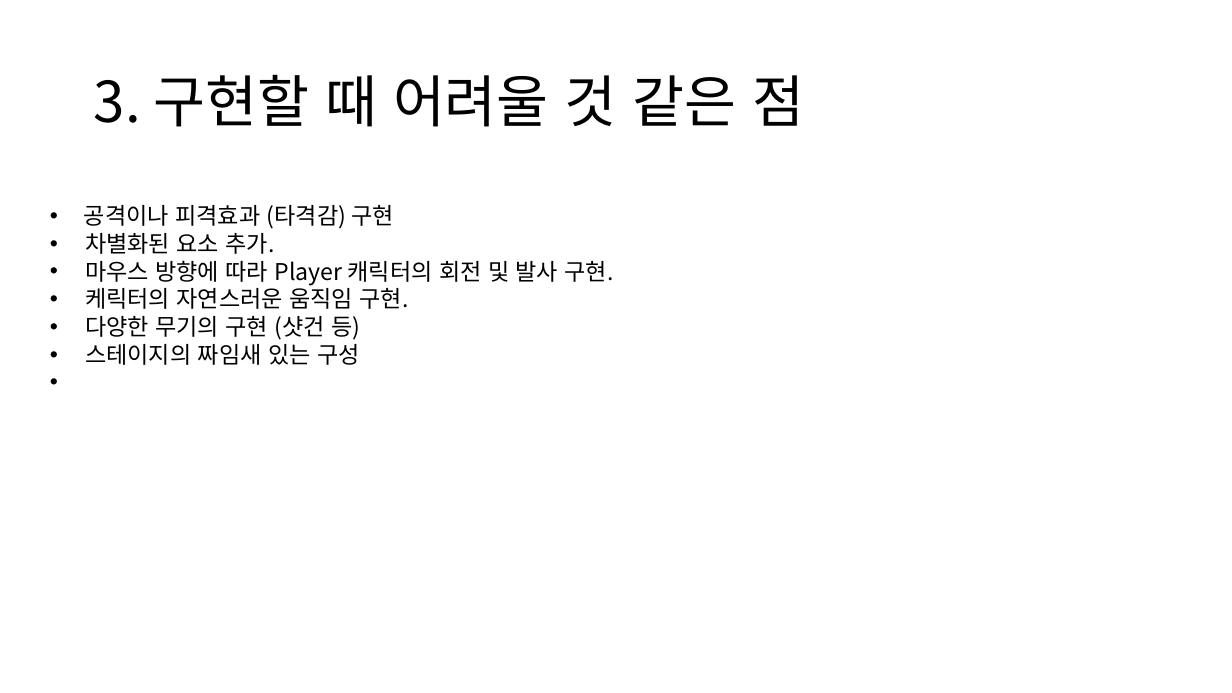
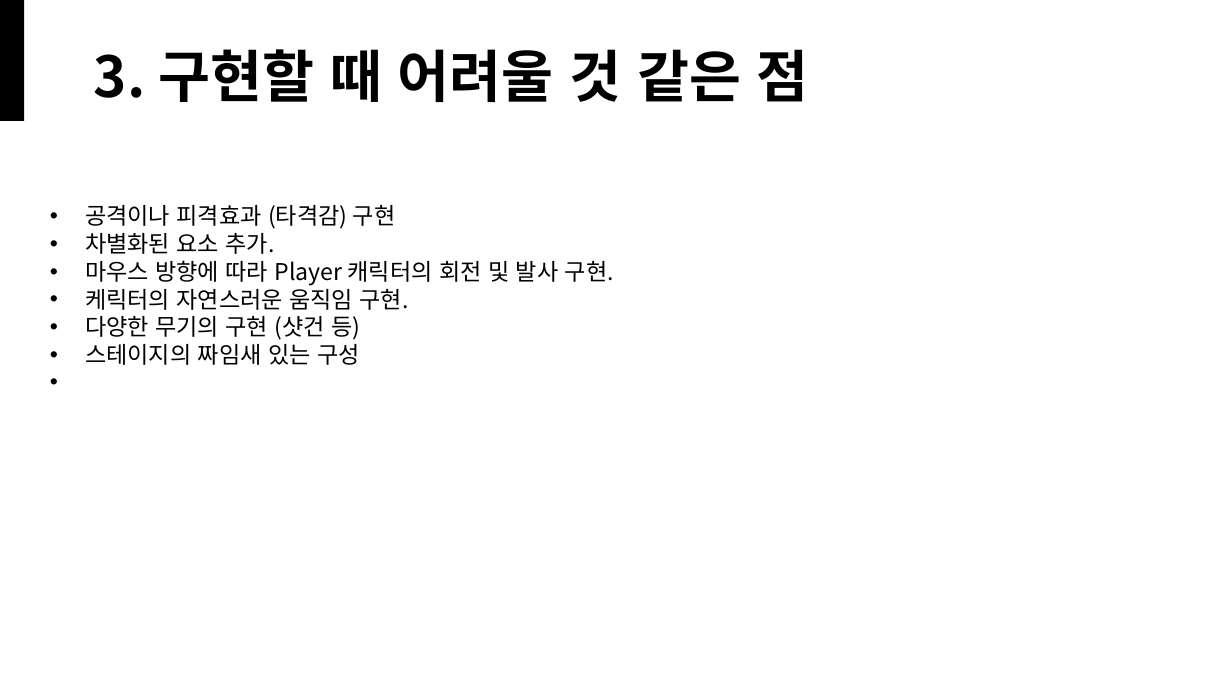
Before and after one commit to AKUMAKUgames/unityProTest, a slide deck: slide 4 of 발표자료 초안.pptx (slide 3 before the commit). Drawn at 1232x693 pixels with LibreOffice and Linux fonts; fonts in the diff are those of the drawing. Boxes give left, top, right and bottom in pixels: in the first picture for what was removed or moved away, otherwise in the second. Text is boxed around its words. In the diff, an @@ line names an element or a change of style, - is before the commit and + after.

```diff
--- a/발표자료 초안.pptx
+++ b/발표자료 초안.pptx
@@ rectangle added at (0,0,24,121), fill #000000 @@
@@ title "3. 구현할 때 어려울 것 ..." at (94,49,809,102): bold on @@
```
Also in this commit, not shown: 2 other slides changed, 1 slide added.
